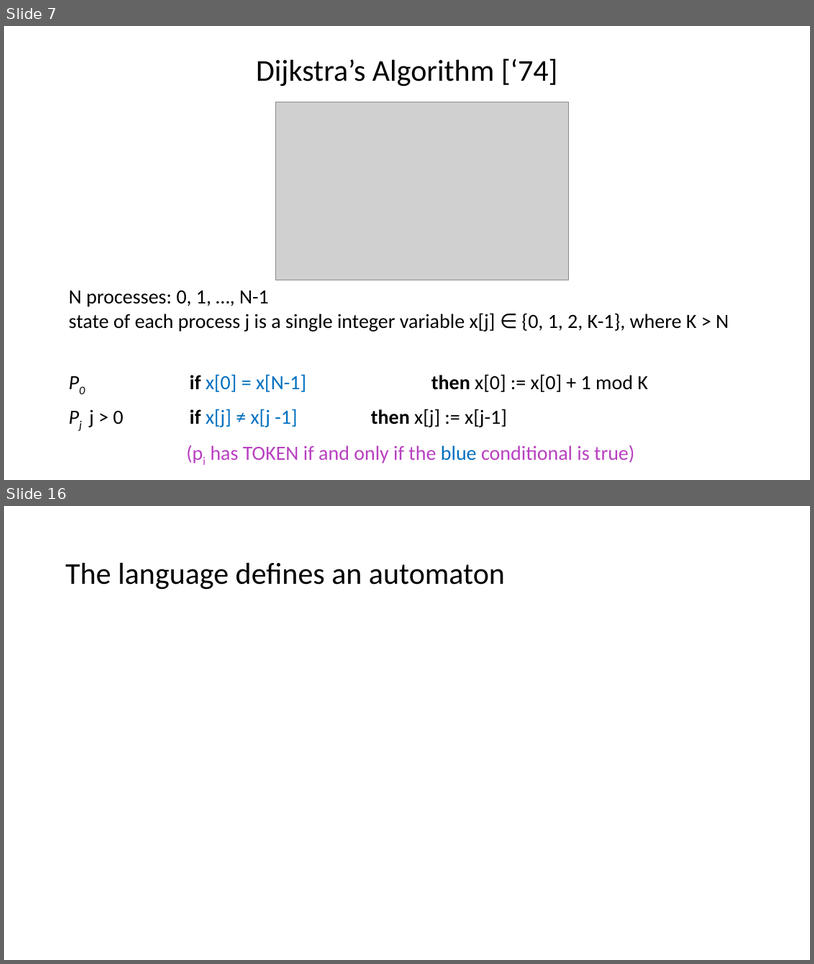
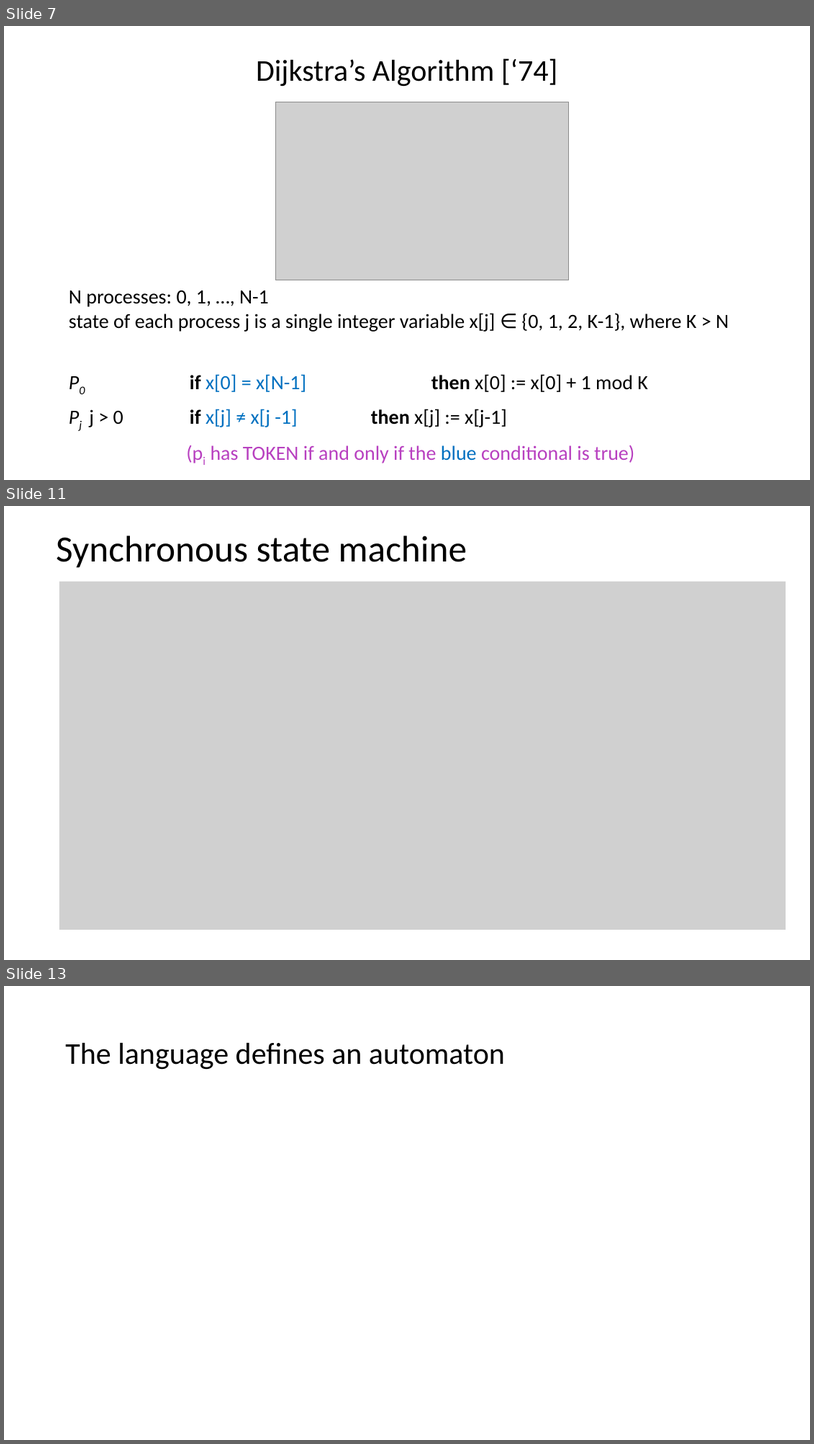
Before and after one commit to sayanmitracode/cpsbooksite, a slide deck: Slides/2025/L2_ModelingComputation.pptx. Shown one above the other, each under a label of ours: slides 7 and 16 before the commit, slides 7, 11 and 13 after it; the slides between them are not shown. The pictures are 814x964 and 814x1444 pixels, drawn with LibreOffice and Linux fonts; fonts in the diff are those of the drawing; grey boxes stand for pictures. Boxes give left, top, right and bottom in pixels: in the first picture for what was removed or moved away, otherwise in the second. Text is boxed around its words. In the diff, an @@ line names an element or a change of style, - is before the commit and + after.

```diff
--- a/Slides/2025/L2_ModelingComputation.pptx
+++ b/Slides/2025/L2_ModelingComputation.pptx
@@ slide 11 added at box(4, 506, 810, 960), background #FFFFFF @@
@@ title added at box(56, 536, 467, 568), 44 pt, text #000000 @@
+Synchronous state machine
@@ picture added at box(59, 581, 786, 929) @@
@@ what was slide 16 is now slide 13 @@
```
Also in this commit, not shown: 2 slides changed, 3 other slides added, 3 slides removed, 5 other files.
